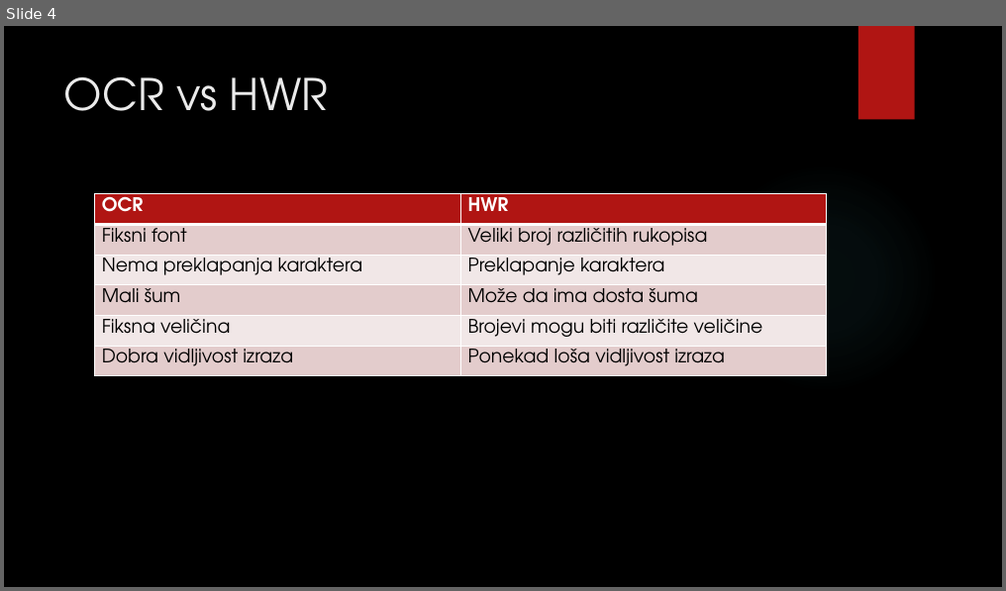
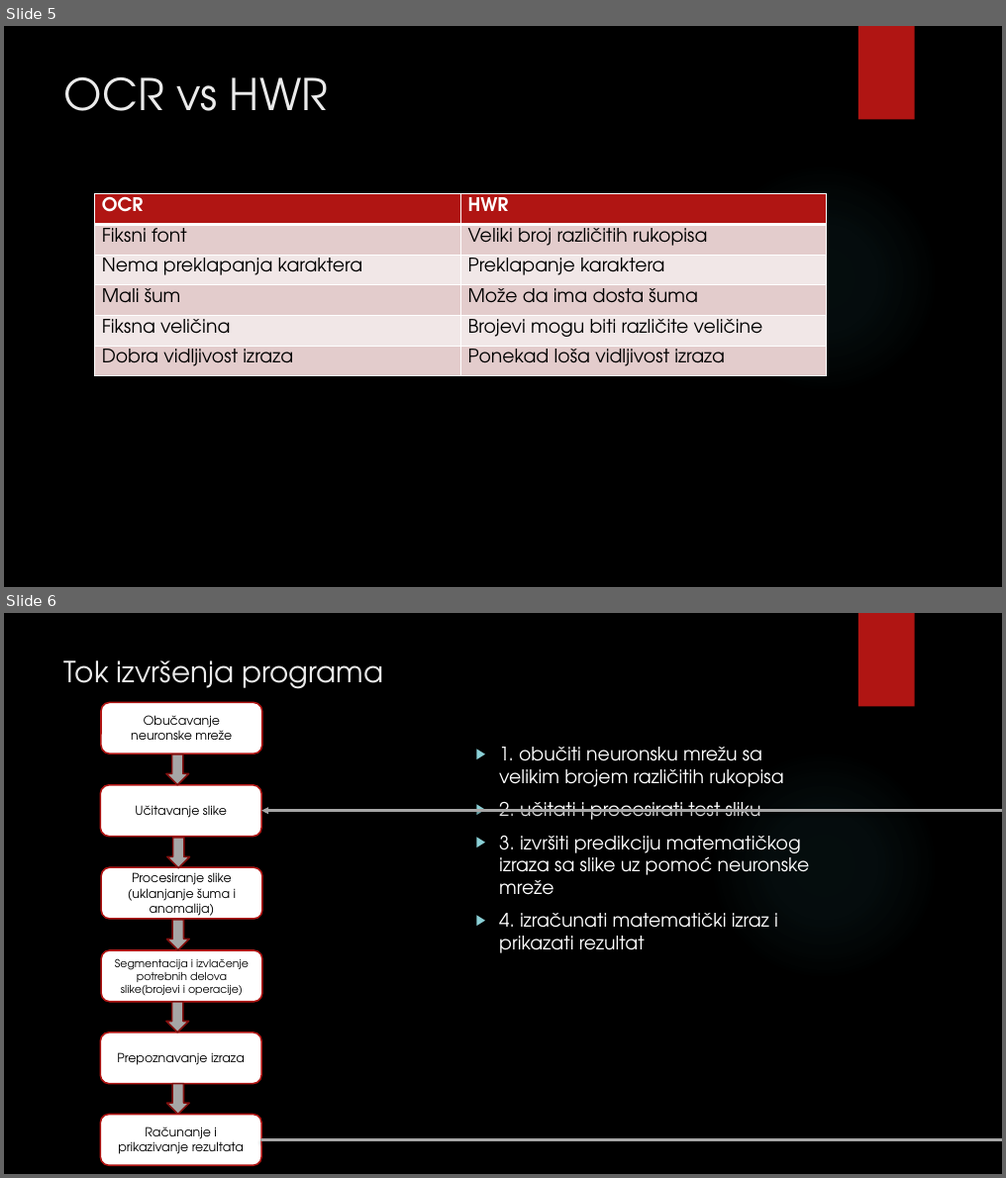
Before and after one commit to davor193/Photo-Calculator, a slide deck: photo_calculator.pptx. Shown one above the other, each under a label of ours: slide 4 before the commit, slides 5 and 6 after it. The pictures are 1006x591 and 1006x1178 pixels, drawn with LibreOffice and Linux fonts; fonts in the diff are those of the drawing; background and template pictures are left out. Boxes give left, top, right and bottom in pixels: in the first picture for what was removed or moved away, otherwise in the second. Text is boxed around its words. In the diff, an @@ line names an element or a change of style, - is before the commit and + after.

```diff
--- a/photo_calculator.pptx
+++ b/photo_calculator.pptx
@@ slide 6 added at <box>4,613,1002,1174</box>, background picture (left out); not listed: 2 template elements that a slide beside it also shows @@
@@ text added at <box>64,661,383,689</box>, 28 pt, text #EBEBEB @@
+Tok izvršenja programa
@@ rounded rectangle added at <box>101,703,262,754</box>, fill #FFFFFF, outline #B01513 1.5 pt, 12 pt, text #000000 @@
+Obučavanje neuronske mreže
@@ down arrow added at <box>166,755,189,785</box>, fill #A6A6A6, outline #82100E 1.5 pt @@
@@ text added at <box>499,747,810,954</box>, 18 pt, text #FFFFFF @@
+  ▶ 1. obučiti neuronsku mrežu sa velikim brojem različitih rukopisa
+  ▶ 2. učitati i procesirati test sliku
+  ▶ 3. izvršiti predikciju matematičkog izraza sa slike uz pomoć neuronske mreže
+  ▶ 4. izračunati matematički izraz i prikazati rezultat
@@ rounded rectangle added at <box>101,785,261,836</box>, fill #FFFFFF, outline #B01513 1.5 pt, 12 pt, text #000000 @@
+Učitavanje slike
@@ elbow arrow added from (261, 1140) to (261, 811), #A6A6A6 2.25 pt @@
@@ down arrow added at <box>167,838,190,868</box>, fill #A6A6A6, outline #82100E 1.5 pt @@
@@ rounded rectangle added at <box>101,867,262,919</box>, fill #FFFFFF, outline #B01513 1.5 pt, 12 pt, text #000000 @@
+Procesiranje slike
+(uklanjanje šuma i anomalija)
@@ down arrow added at <box>167,920,190,951</box>, fill #A6A6A6, outline #82100E 1.5 pt @@
@@ rounded rectangle added at <box>101,951,262,1001</box>, fill #FFFFFF, outline #B01513 1.5 pt, 10.5 pt, text #000000 @@
+Segmentacija i izvlačenje potrebnih delova slike(brojevi i operacije)
@@ down arrow added at <box>166,1002,189,1033</box>, fill #A6A6A6, outline #82100E 1.5 pt @@
@@ rounded rectangle added at <box>101,1033,261,1084</box>, fill #FFFFFF, outline #B01513 1.5 pt, 12 pt, text #000000 @@
+Prepoznavanje izraza
@@ down arrow added at <box>167,1084,190,1115</box>, fill #A6A6A6, outline #82100E 1.5 pt @@
@@ rounded rectangle added at <box>101,1115,261,1165</box>, fill #FFFFFF, outline #B01513 1.5 pt, 12 pt, text #000000 @@
+Računanje i prikazivanje rezultata
@@ what was slide 4 is now slide 5 @@
```
Also in this commit, not shown: 2 slides changed, 1 other slide added.
